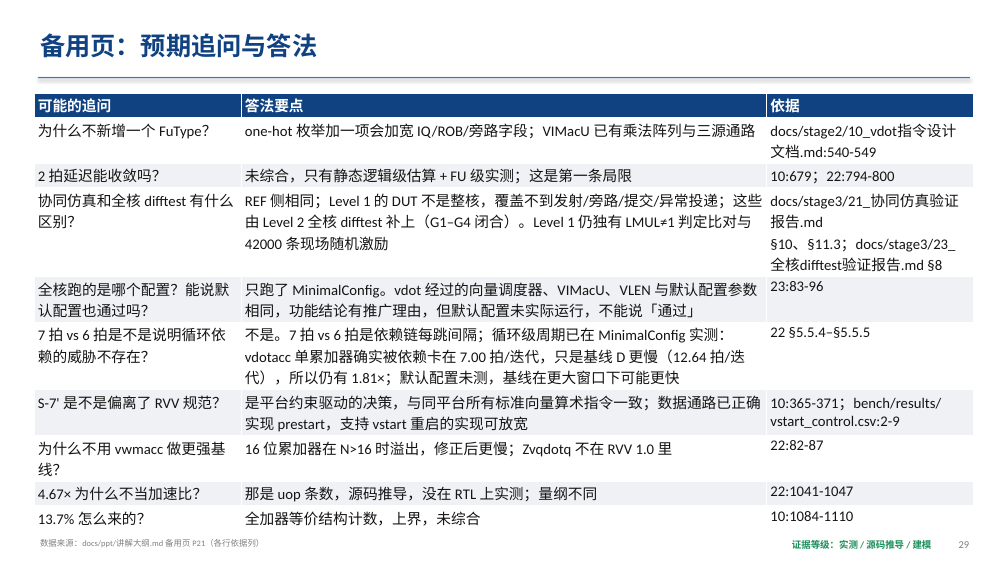
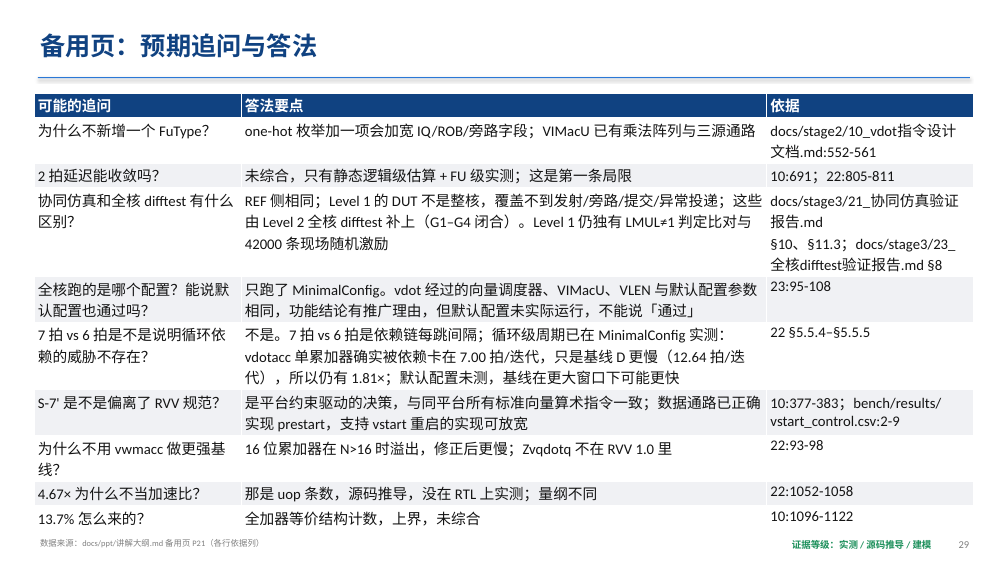
Before and after one commit to I3eg1nner/cie2026-SNL-XiangShan-vdot, a slide deck: slide 29 of docs/submission/SNL-XiangShan-vdot-slides.pptx. Drawn at 1008x567 pixels with LibreOffice and Linux fonts; fonts in the diff are those of the drawing. Boxes give left, top, right and bottom in pixels: in the first picture for what was removed or moved away, otherwise in the second. Text is boxed around its words. In the diff, an @@ line names an element or a change of style, - is before the commit and + after.

Commit message:
build(submission): 按新文档结构重新生成讲解 PPT 与视频二
- 讲解 PPT：页脚与讲者备注中的证据位置随文档行号偏移与 docs/00 迁移更新，版式不变。
- 视频二：重渲染 v2-01（数字出处改指 docs/00 §5.1）与 v2-02（docs/stage1/02 行号偏移）两幕，
  字幕不变；视频三的 v3-13 同步重渲染，mp4 不入库，随上传包提供。
- 上传清单：三册技术文档 PDF 加入「本文速览」后页数为 71 / 103 / 75。

```diff
--- a/docs/submission/SNL-XiangShan-vdot-slides.pptx
+++ b/docs/submission/SNL-XiangShan-vdot-slides.pptx
@@ table at (x1=34, y1=93, x2=974, y2=530) @@
-row 2, column 3: docs/stage2/10_vdot指令设计文档.md:540-549
+row 2, column 3: docs/stage2/10_vdot指令设计文档.md:552-561
-row 3, column 3: 10:679；22:794-800
+row 3, column 3: 10:691；22:805-811
-row 5, column 3: 23:83-96
+row 5, column 3: 23:95-108
-row 7, column 3: 10:365-371；bench/results/vstart_control.csv:2-9
+row 7, column 3: 10:377-383；bench/results/vstart_control.csv:2-9
-row 8, column 3: 22:82-87
+row 8, column 3: 22:93-98
-row 9, column 3: 22:1041-1047
+row 9, column 3: 22:1052-1058
-row 10, column 3: 10:1084-1110
+row 10, column 3: 10:1096-1122
```
Also in this commit, not shown: 23 other slides changed, 2 other files.
